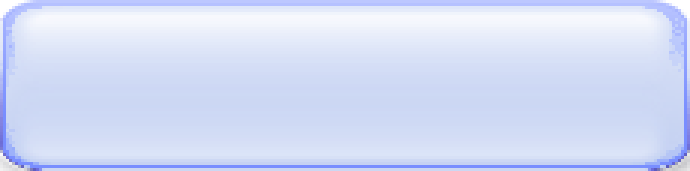
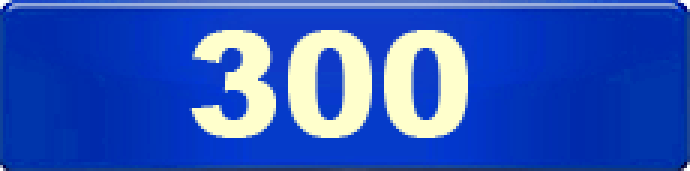
Layer changes from the first 690px x 171px image to the second:
hid group "Light" (4 layers) over [0, 0, 690, 171]
showed group "Default" (4 layers) over [0, 0, 690, 171]
